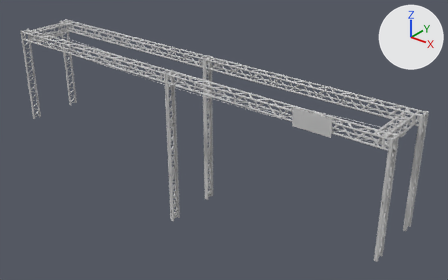
What one commit did to the FBX model SeriousGameDesign/Assets/Imports/DumpCables.FBX.
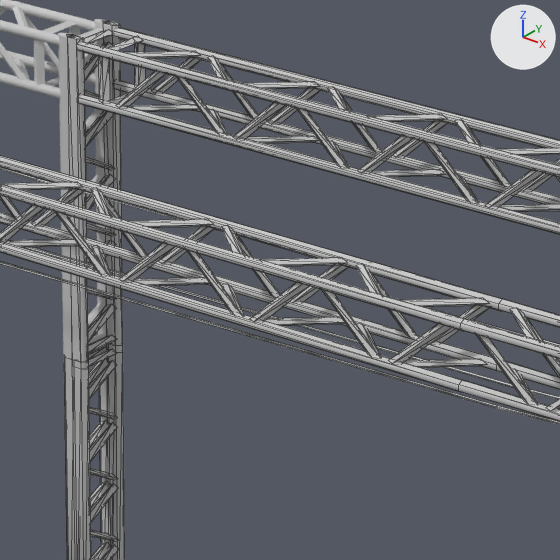
The first picture shows the older version from a 50 mm lens placed at (47.8, -57.7, 40.4), pointed at (0.9, 0.9, 4.1). The close-ups show both versions on the part from 43% to 63% of the width and 19% to 50% of the height of that picture; other places that the commit changed are outside them. The lights are fixed; the arrows at upper right show +X, +Y and +Z. The close-ups show mesh edges as thin lines. Where no turn or scale is listed for an object, it has been applied to the vertices.

In view in the first close-up: 'DumpBars (1)', 'DumpBars (2)', 'DumpBars (4)', 'Leg (3)', 'Leg (4)', 'Wires'.
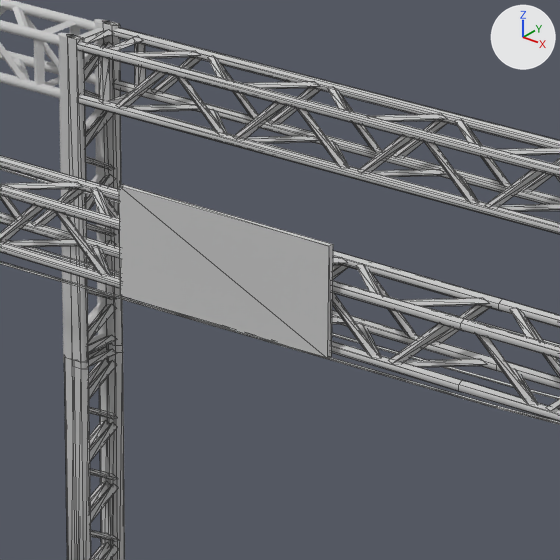
Where the change shows, as pixel boxes (x1, y1, x2, y2) in the close-ups (560 x 560 px):
'Sign D', added
    after: (119, 185, 333, 358)
    faces in mat_material__6 (its picture is missing): (119, 186, 329, 358)
    faces in mat_13___default (its picture is missing): (120, 185, 333, 358)

What changed in the scene script:
```text
Add me_mesh_024:
    me_mesh_024.from_pydata(...)  # 8 vertices, 12 faces; spans x 1.14..5.83, y -0.72..-0.61, z 5.47..7.56
    # faces by material slot: [10, 2]
    me_mesh_024.materials.append(mat_13___default)  # its picture is missing
    me_mesh_024.materials.append(mat_material__6)  # its picture is missing
Add ob_sign_d:
    ob_sign_d = bpy.data.objects.new('Sign D', me_mesh_024)
    ob_sign_d.location = (3.7, -5.48, 7.82)
```
